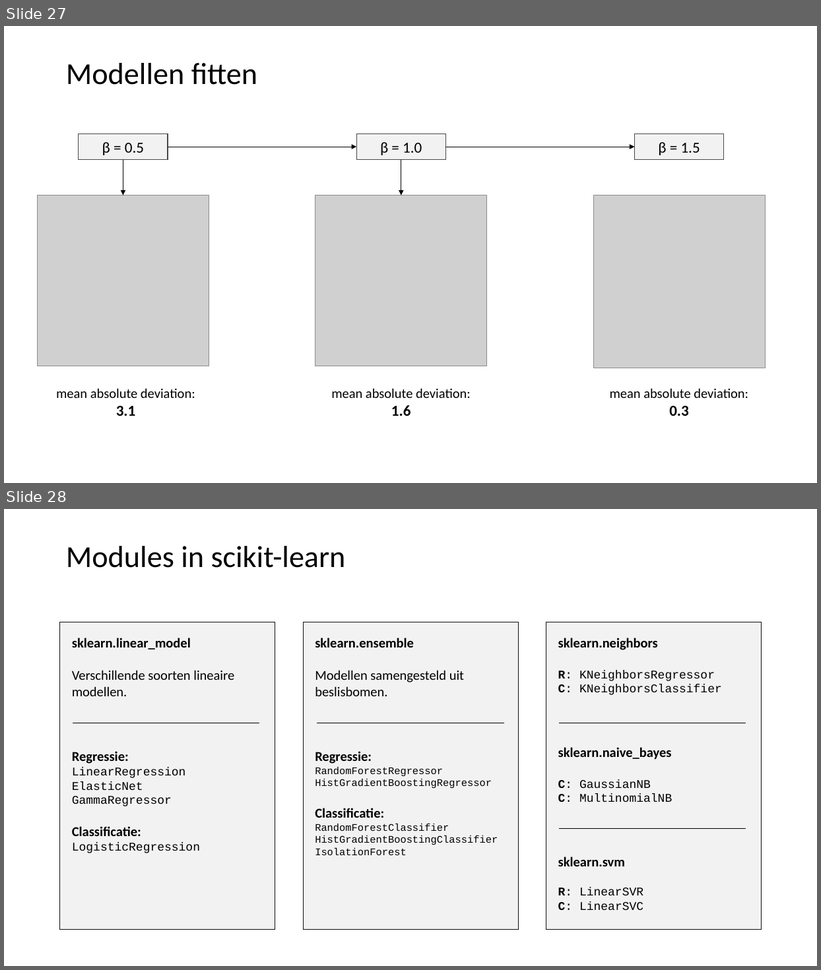
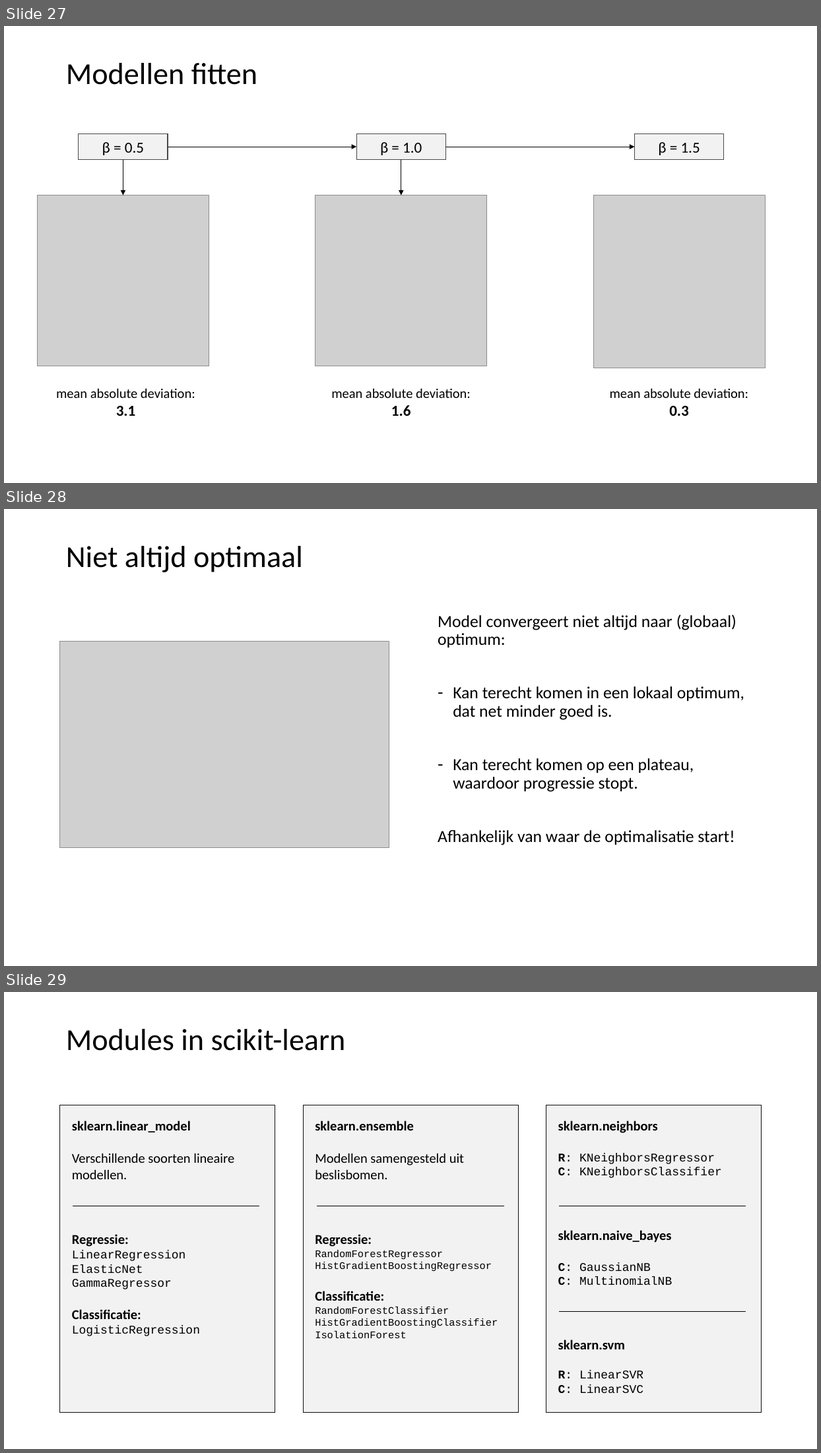
Before and after one commit to LFKoning/knowledge-sharing, a slide deck: python_course/4_scikit_learn/python_cursus_4.pptx. Shown one above the other, each under a label of ours: slides 27 and 28 before the commit, slides 27, 28 and 29 after it. The pictures are 821x970 and 821x1453 pixels, drawn with LibreOffice and Linux fonts; fonts in the diff are those of the drawing; grey boxes stand for pictures. Boxes give left, top, right and bottom in pixels: in the first picture for what was removed or moved away, otherwise in the second. Text is boxed around its words. In the diff, an @@ line names an element or a change of style, - is before the commit and + after.

Commit message:
Update Python part 4

```diff
--- a/python_course/4_scikit_learn/python_cursus_4.pptx
+++ b/python_course/4_scikit_learn/python_cursus_4.pptx
@@ slide 28 added at [4,509,817,966], background #FFFFFF @@
@@ title added at [66,546,303,572], 36 pt, text #000000 @@
+Niet altijd optimaal
@@ text added at [438,615,745,846], 20 pt, text #000000 @@
+Model convergeert niet altijd naar (globaal) optimum:
+– Kan terecht komen in een lokaal optimum, dat net minder goed is.
+– Kan terecht komen op een plateau, waardoor progressie stopt.
+Afhankelijk van waar de optimalisatie start!
@@ picture added at [60,642,389,848] @@
@@ what was slide 28 is now slide 29 @@
```
